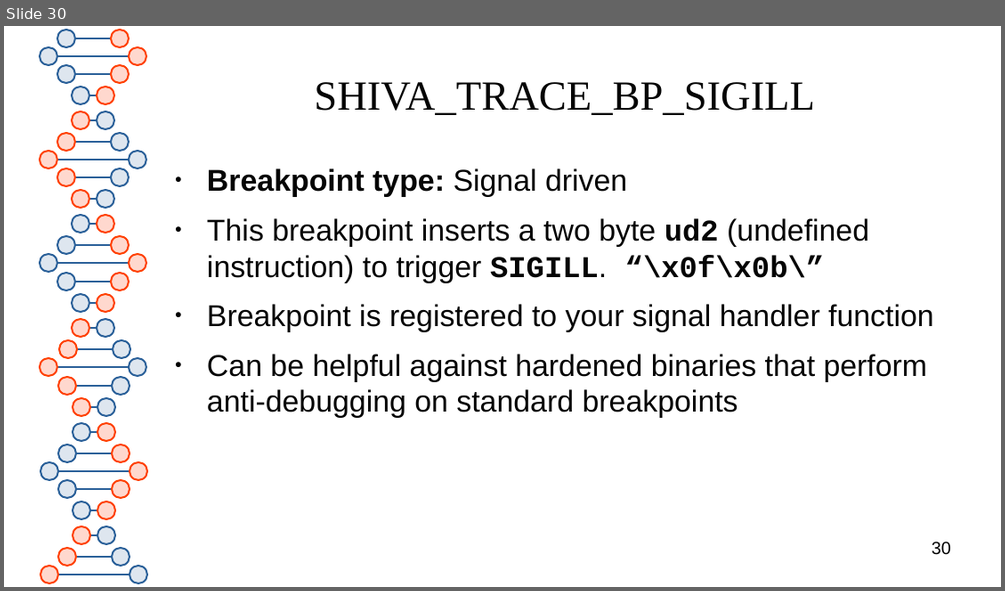
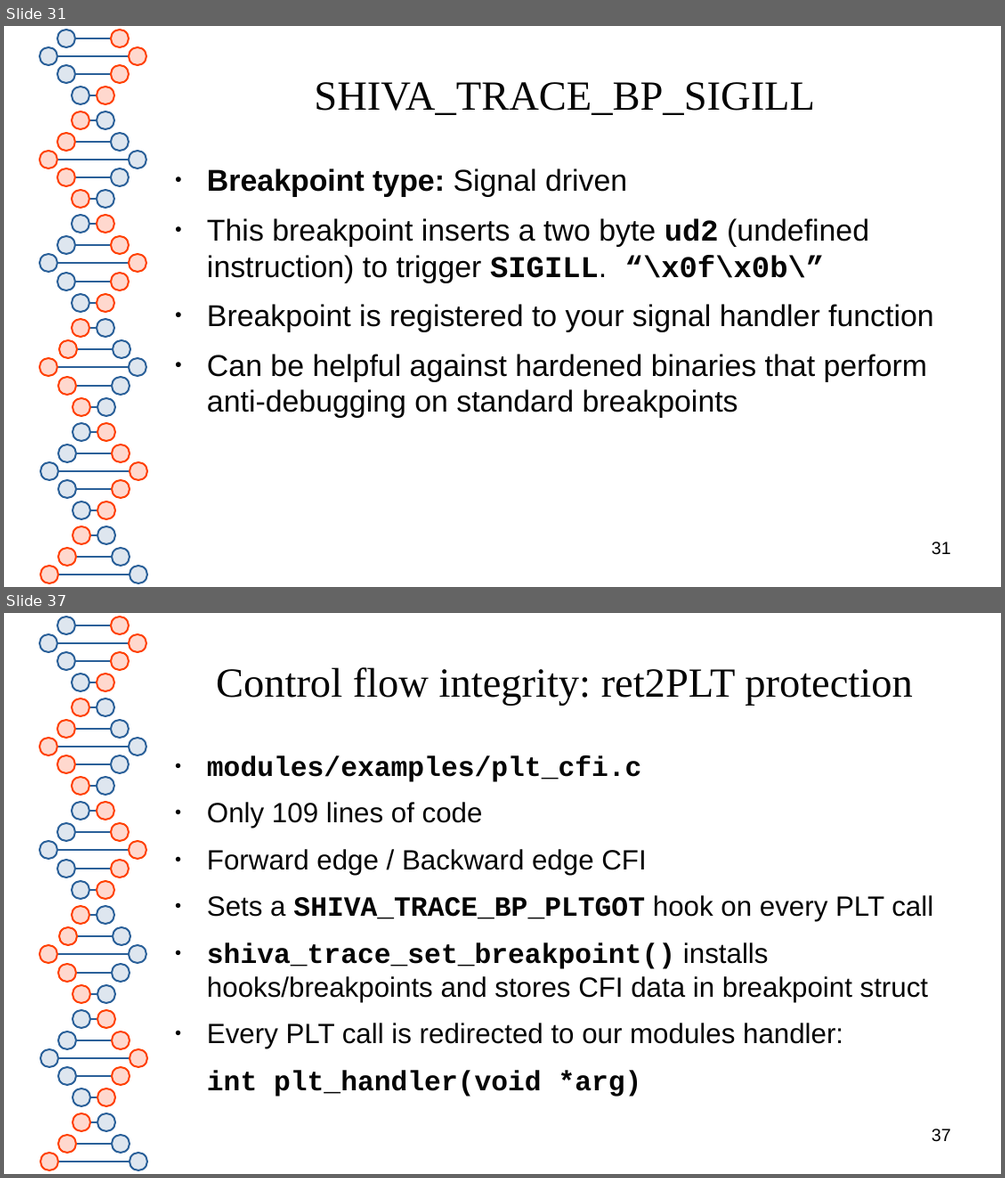
Before and after one commit to elfmaster/shiva, a slide deck: presentation/shiva_runtime.odp. Shown one above the other, each under a label of ours: slide 30 before the commit, slides 31 and 37 after it; the slides between them are not shown. The pictures are 1005x591 and 1005x1178 pixels, drawn with LibreOffice and Linux fonts; fonts in the diff are those of the drawing. Boxes give left, top, right and bottom in pixels: in the first picture for what was removed or moved away, otherwise in the second. Text is boxed around its words. In the diff, an @@ line names an element or a change of style, - is before the commit and + after.

```diff
--- a/presentation/shiva_runtime.odp
+++ b/presentation/shiva_runtime.odp
@@ slide 37 added at [4, 613, 1001, 1174], background #FFFFFF; not listed: 81 template elements that a slide beside it also shows @@
@@ title added at [216, 667, 913, 706], 33 pt, text #050505 @@
+Control flow integrity: ret2PLT protection
@@ text added at [207, 755, 933, 1048], 22.2 pt, text #050505 @@
+● modules/examples/plt_cfi.c
+● Only 109 lines of code
+● Forward edge / Backward edge CFI
+● Sets a SHIVA_TRACE_BP_PLTGOT hook on every PLT call
+● shiva_trace_set_breakpoint() installs hooks/breakpoints and stores CFI data in breakpoint struct
+● Every PLT call is redirected to our modules handler:
+int plt_handler(void *arg)
@@ page number added at [931, 1128, 951, 1142], 14 pt, text #000000 @@
+37
@@ what was slide 30 is now slide 31 @@
@@ page number at [931, 541, 951, 555]: text changed @@
-30
+31
```
Also in this commit, not shown: 9 slides changed, 8 other slides added, 1 other file.
